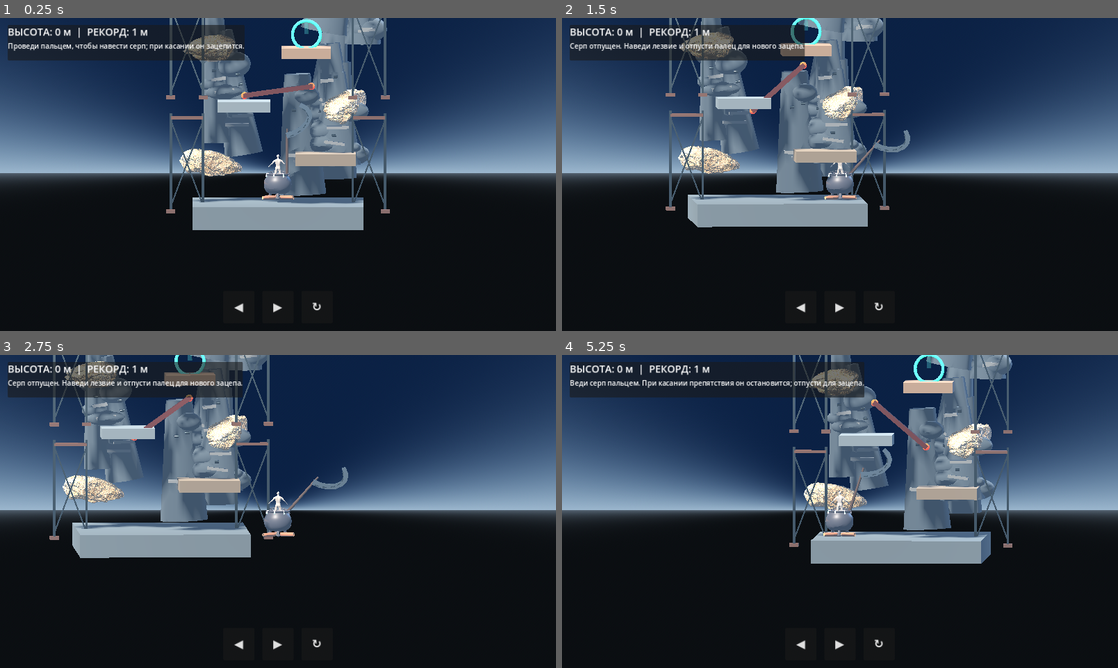
Above: before the commit, frames 1-4 (two rows, left to right).
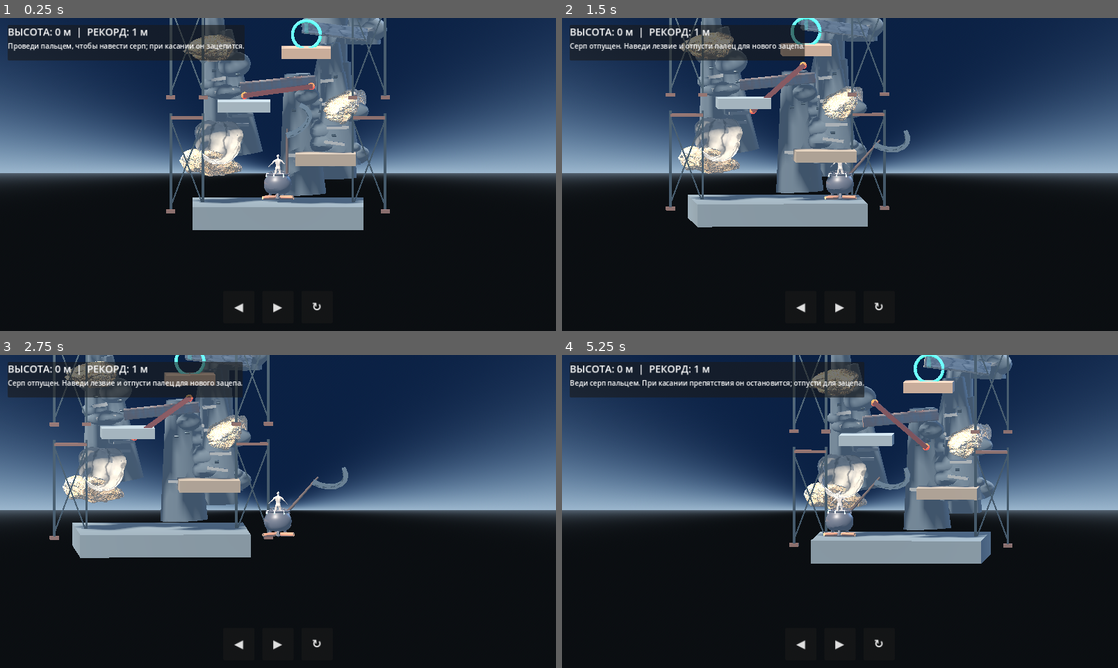
Above: after the commit, the same moments.

Repository: uchihabaha05-del/CLIMB-MASTER
Game: Godot game, scene res://scenes/main.tscn
The game is run twice, just before and just after one commit, with the same random seed, the same clock (stepped at 60 frames per second) and the same inputs.
Inputs (mouse positions are in pixels of both pictures, inside the frame that each line leads up to):
- Up to frame 1 (0.25 s): no input
- Up to frame 2 (1.5 s): move the mouse to (962, 158) at 0.52 s; hold Right (ui_right) 0.53-1.25 s; click (962, 158) at 0.67 s; drag from (728, 190) to (812, 237) at 1.27 s
- Up to frame 3 (2.75 s): move the mouse to (333, 442) at 2.02 s; hold Right (ui_right) from 2.03 s (still down)
- Up to frame 4 (5.25 s): release Right (ui_right) at 2.75 s; drag from (812, 574) to (673, 464) at 2.77 s; click "Начать заново" at 3.5 s; move the mouse to (1006, 558) at 4.27 s; hold Left (ui_left) 4.28-5 s; drag from (673, 464) to (756, 433) at 5.02 s

The runs differ from the first frame. In frame 1, 2.0% of the frame differs, in the area x 35-70%, y 0-60%; in frame 2, 2.1%; in frame 3, 1.6%; in frame 4, 2.6%, in the area x 45-79%, y 0-59%.

Commit message:
Integrate textured obstacle asset pack into climbing route

Diff:
--- a/scripts/main.gd
+++ b/scripts/main.gd
@@ -19,6 +19,7 @@
 func _ready() -> void:
     _build_world()
     _build_photogrammetry_boulders()
+    _build_imported_obstacles()
     _build_industrial_structures()
     _build_checkpoints()
     _build_obstacles()
@@ -192,6 +193,75 @@
         if child is not StaticBody3D:
             _add_boulder_convex_collisions(child)
 
+
+func _build_imported_obstacles() -> void:
+    # Authored obstacle pack: textured rock, rusty pipe and stone ledge.
+    var obstacle_scene := load("res://assets/models/obstacles.gltf") as PackedScene
+    if obstacle_scene == null:
+        push_warning("Could not load assets/models/obstacles.gltf")
+        return
+
+    var source_root := obstacle_scene.instantiate() as Node3D
+    if source_root == null:
+        push_warning("Obstacle asset root is not Node3D")
+        return
+    add_child(source_root)
+
+    var source_rock := _find_obstacle_mesh(source_root, "Rock")
+    var source_pipe := _find_obstacle_mesh(source_root, "Pipe")
+    var source_ledge := _find_obstacle_mesh(source_root, "Ledge")
+
+    if source_rock == null or source_pipe == null or source_ledge == null:
+        push_warning("Obstacle pack is missing Rock, Pipe or Ledge mesh")
+        source_root.queue_free()
+        return
+
+    # Stagger the imported pieces along the route so they form a deliberate climbing line.
+    var placements: Array[Dictionary] = [
+        {"source": source_rock, "position": Vector3(-3.15, 3.15, 0.1), "rotation": -0.18, "scale": 1.35, "name": "TexturedRock_A"},
+        {"source": source_pipe, "position": Vector3(0.0, 6.15, 0.15), "rotation": 0.10, "scale": 1.0, "name": "RustPipe_A"},
+        {"source": source_ledge, "position": Vector3(3.0, 8.95, 0.0), "rotation": -0.12, "scale": 1.15, "name": "StoneLedge_A"},
+        {"source": source_rock, "position": Vector3(3.25, 12.0, 0.1), "rotation": 0.22, "scale": 1.28, "name": "TexturedRock_B"},
+        {"source": source_pipe, "position": Vector3(0.0, 15.0, 0.15), "rotation": -0.14, "scale": 1.05, "name": "RustPipe_B"},
+        {"source": source_ledge, "position": Vector3(-3.0, 17.9, 0.0), "rotation": 0.15, "scale": 1.18, "name": "StoneLedge_B"}
+    ]
+
+    for item in placements:
+        var source := item["source"] as MeshInstance3D
+        if source.mesh == null:
+            continue
+        var body := StaticBody3D.new()
+        body.name = item["name"]
+        body.position = item["position"]
+        body.rotation.z = float(item["rotation"])
+        body.scale = Vector3.ONE * float(item["scale"])
+        body.add_to_group("imported_obstacle")
+
+        var visual := MeshInstance3D.new()
+        visual.name = "TexturedMesh"
+        visual.mesh = source.mesh
+        visual.material_override = source.material_override
+        # Preserve the imported orientation, but center each piece at its placement.
+        visual.transform = Transform3D(source.transform.basis, Vector3.ZERO)
+        body.add_child(visual)
+
+        var collision := CollisionShape3D.new()
+        collision.name = "GeneratedConvexCollision"
+        collision.shape = source.mesh.create_convex_shape()
+        body.add_child(collision)
+        add_child(body)
+
+    source_root.queue_free()
+
+
+func _find_obstacle_mesh(node: Node, target_name: String) -> MeshInstance3D:
+    if node is MeshInstance3D and (node as MeshInstance3D).name.to_lower().contains(target_name.to_lower()):
+        return node as MeshInstance3D
+    for child in node.get_children():
+        var found := _find_obstacle_mesh(child, target_name)
+        if found != null:
+            return found
+    return null
 
 func _build_industrial_structures() -> void:
     # Weathered steel frames make the climb feel like an abandoned quarry.
